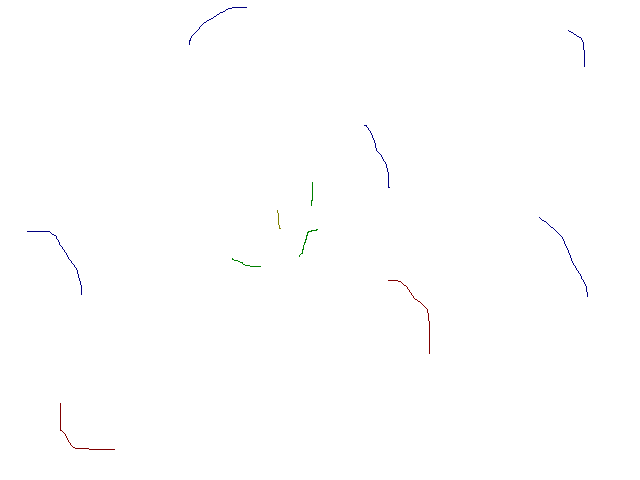
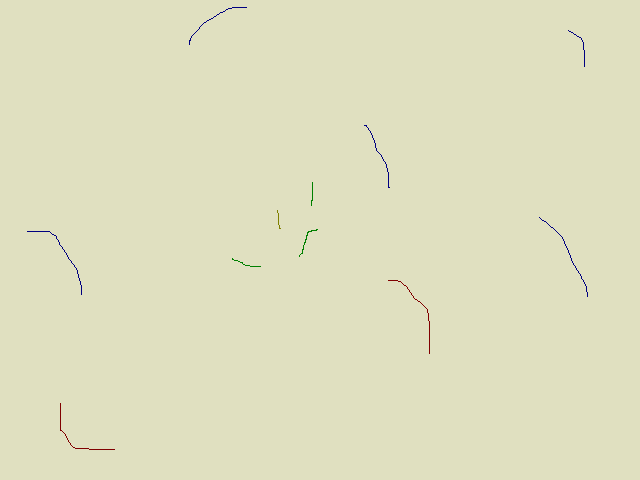
Two versions of the same layered image (640 x 480). Layer-by-layer changes:
painted on "Background" over [0, 0, 640, 480]
painted on "1_KitchenLow.png" over [0, 0, 640, 480]
